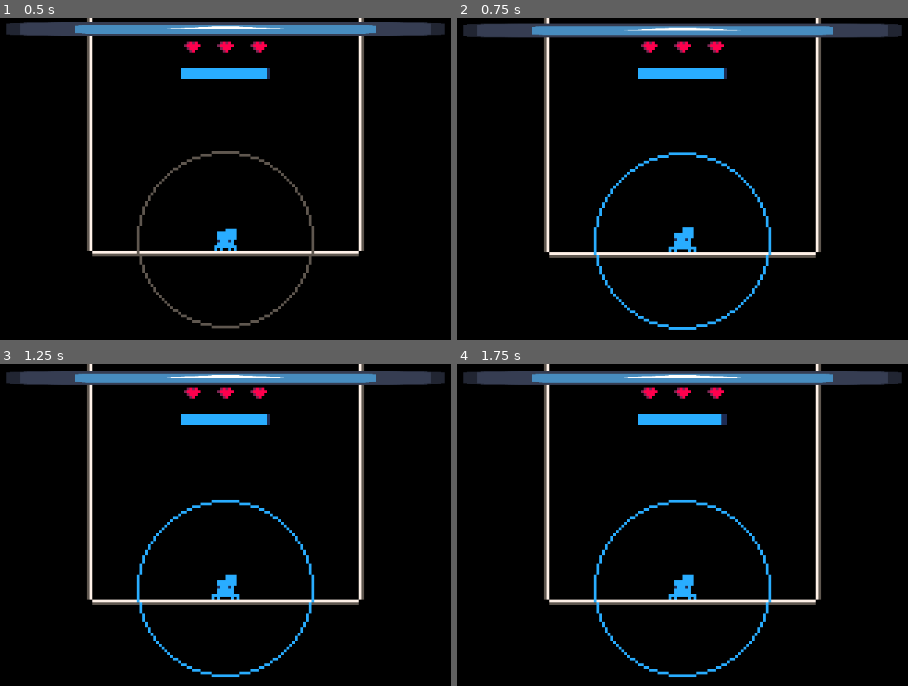
Above: before the commit, frames 1-4 (two rows, left to right).
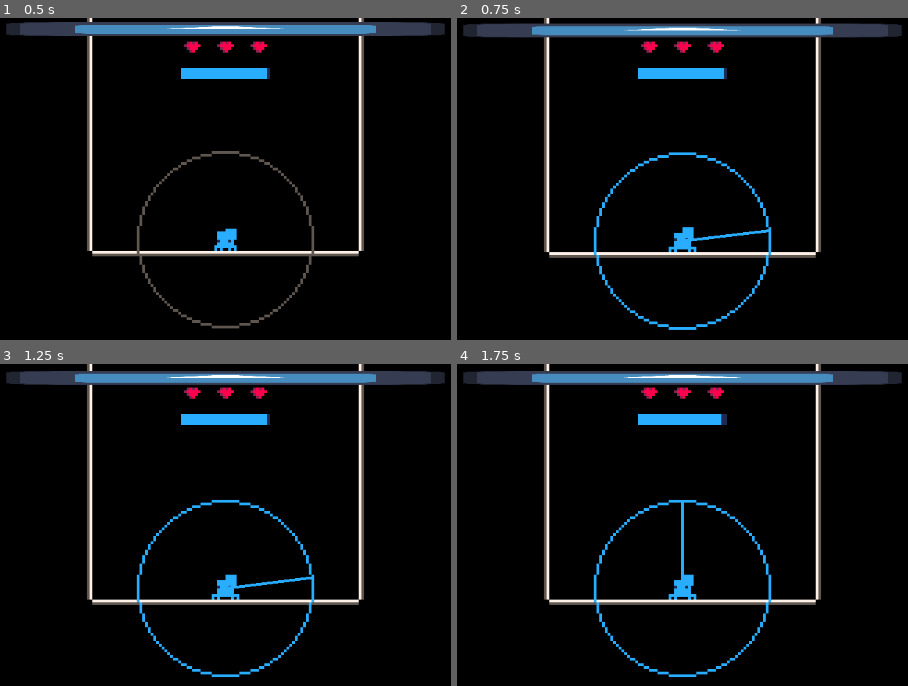
Above: after the commit, the same moments.

Repository: Flamenccio/spider-jump
Game: Godot game, scene res://game.tscn
Two runs of this game, one before a commit and one after it. Both use one fixed random seed, a clock stepped at 60 frames per second and the inputs below. The engine's default icon, where the game draws it, is replaced by a stand-in: a white triangle on a blue panel in a dark square.
Inputs (mouse positions are in pixels of both pictures, inside the frame that each line leads up to):
- Up to frame 1 (0.5 s): no input
- Up to frame 2 (0.75 s): tap Enter at 0.5 s; move the mouse to (858, 220) at 0.52 s; press the mouse at (858, 220) at 0.53 s; hold D (move_right) from 0.53 s (still down)
- Up to frame 3 (1.25 s): keep holding D (move_right)
- Up to frame 4 (1.75 s): release D (move_right) at 1.25 s; release the mouse at (858, 566) at 1.25 s; drag from (524, 611) to (682, 376) at 1.27 s

Frame 1 is identical in both runs. In frame 2, 0.2% of the frame differs, in the area x 50-70%, y 65-70%; in frame 3, 0.2%; in frame 4, 0.2%.

Commit message:
draw line from player to cursor when pulling

Diff:
--- a/game.tscn
+++ b/game.tscn
@@ -15,6 +15,7 @@
 [ext_resource type="PackedScene" uid="uid://dm3ht1lv7fpou" path="res://scenes/death_screen.tscn" id="9_vef74"]
 [ext_resource type="PackedScene" uid="uid://cflkesovqb44q" path="res://scenes/hud.tscn" id="11_iotsf"]
 [ext_resource type="Script" uid="uid://dnoeb3fn86sbl" path="res://player_stats.gd" id="11_mfdv2"]
+[ext_resource type="Script" uid="uid://ce1isg2vm823x" path="res://pull_dragline.gd" id="16_80cx4"]
 
 [sub_resource type="RectangleShape2D" id="RectangleShape2D_eow3j"]
 size = Vector2(256, 16)
@@ -89,16 +90,26 @@
 [node name="PlayerStats" type="Node" parent="."]
 script = ExtResource("11_mfdv2")
 
+[node name="PullDragline" type="Line2D" parent="." node_paths=PackedStringArray("_fixed_endpoint")]
+width = 1.0
+default_color = Color(0.160708, 0.674632, 0.996078, 1)
+script = ExtResource("16_80cx4")
+_fixed_endpoint = NodePath("../Player")
+
 [connection signal="on_game_over" from="." to="UI/DeathScreen" method="show"]
 [connection signal="stamina_drained" from="." to="PlayerStats" method="change_stamina"]
 [connection signal="body_entered" from="Camera/DeathTrigger" to="Camera/DeathTrigger" method="_on_body_entered"]
 [connection signal="player_fell" from="Camera/DeathTrigger" to="PlayerStats" method="decrease_lives"]
 [connection signal="move_input_change" from="InputService" to="Player" method="_on_input_service_move_input_change"]
 [connection signal="pull_input_change" from="InputService" to="Player" method="_on_input_service_pull_input_change"]
+[connection signal="pull_input_change" from="InputService" to="PullDragline" method="pull_update"]
 [connection signal="pull_press" from="InputService" to="Player" method="_on_input_service_pull_press"]
 [connection signal="pull_press" from="InputService" to="Player/PullCircle" method="set_active"]
+[connection signal="pull_press" from="InputService" to="PullDragline" method="pull_set_active" binds= [true]]
 [connection signal="pull_release" from="InputService" to="Player" method="_on_input_service_pull_release"]
 [connection signal="pull_release" from="InputService" to="Player/PullCircle" method="set_inactive"]
+[connection signal="pull_release" from="InputService" to="PullDragline" method="hide"]
+[connection signal="pull_release" from="InputService" to="PullDragline" method="pull_set_active" binds= [false]]
 [connection signal="new_level_spawned" from="LevelSpawner" to="LevelSpawnTrigger" method="enqueue_elevation"]
 [connection signal="body_entered" from="LevelSpawnTrigger" to="LevelSpawnTrigger" method="_on_player_entered"]
 [connection signal="player_entered" from="LevelSpawnTrigger" to="LevelSpawner" method="spawn_new_level"]
--- /dev/null
+++ b/pixelate.gdshader
@@ -0,0 +1,23 @@
+/*
+Shader from Godot Shaders - the free shader library.
+godotshaders.com/shader/pixelate
+
+This shader is under CC0 license. Feel free to use, improve and
+change this shader according to your needs and consider sharing
+the modified result to godotshaders.com.
+*/
+
+shader_type canvas_item;
+
+uniform int amount = 40;
+//uniform vec3 color = vec3(0, 0, 0);
+
+void fragment()
+{
+	vec2 grid_uv = round(UV * float(amount)) / float(amount);
+
+	vec4 text = texture(TEXTURE, grid_uv);
+
+	COLOR = text;
+	//COLOR = color;
+}
--- /dev/null
+++ b/pull_dragline.gd
@@ -0,0 +1,31 @@
+extends Line2D
+
+@export var _fixed_endpoint: Node2D
+var _active = false
+
+const START = 0
+const END = 1
+
+func _ready() -> void:
+	if _fixed_endpoint == null:
+		printerr('pull dragline: null fixed endpoint')
+		return
+	add_point(Vector2.ZERO, START)
+	add_point(_fixed_endpoint.global_position, END)
+	hide()
+
+
+func pull_update(from: Vector2) -> void:
+	if not _active:
+		return
+	from = (_fixed_endpoint.global_position + (from * 32))
+	set_point_position(END, _fixed_endpoint.global_position)
+	set_point_position(START, from)
+
+
+func pull_set_active(active: bool) -> void:
+	if active:
+		show()
+	else:
+		hide()
+	_active = active
Not shown: 1 places in game.tscn that only renumber resources
Not shown, added: pixelate.gdshader.uid
Not shown, added: pull_dragline.gd.uid
